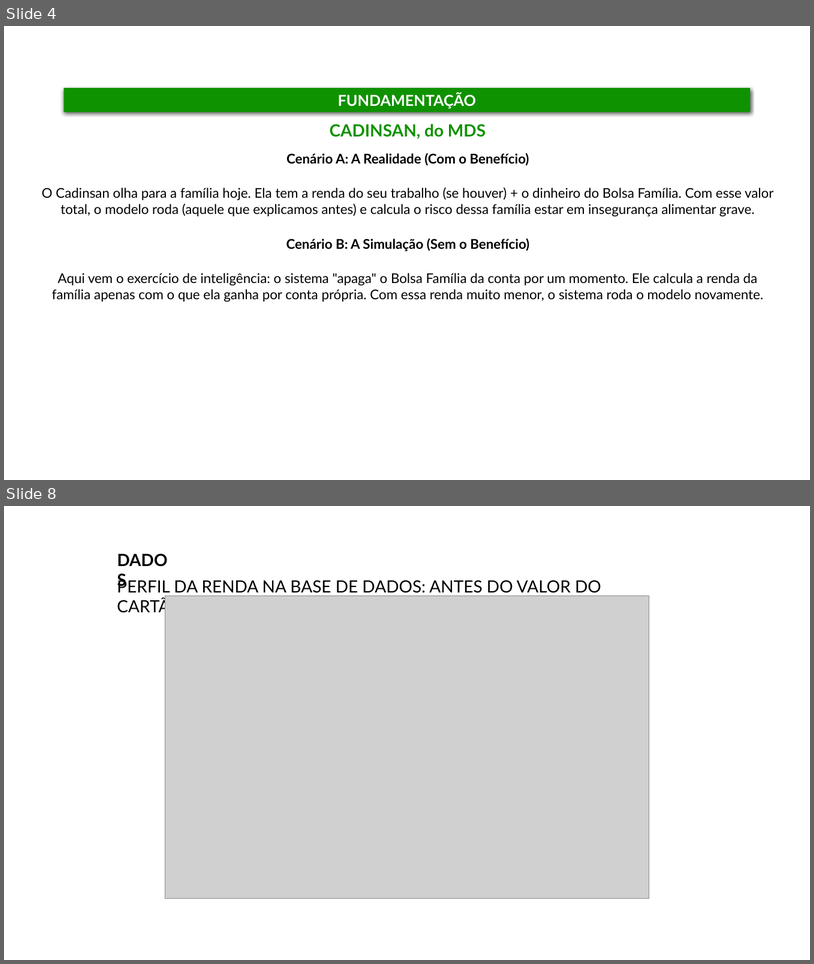
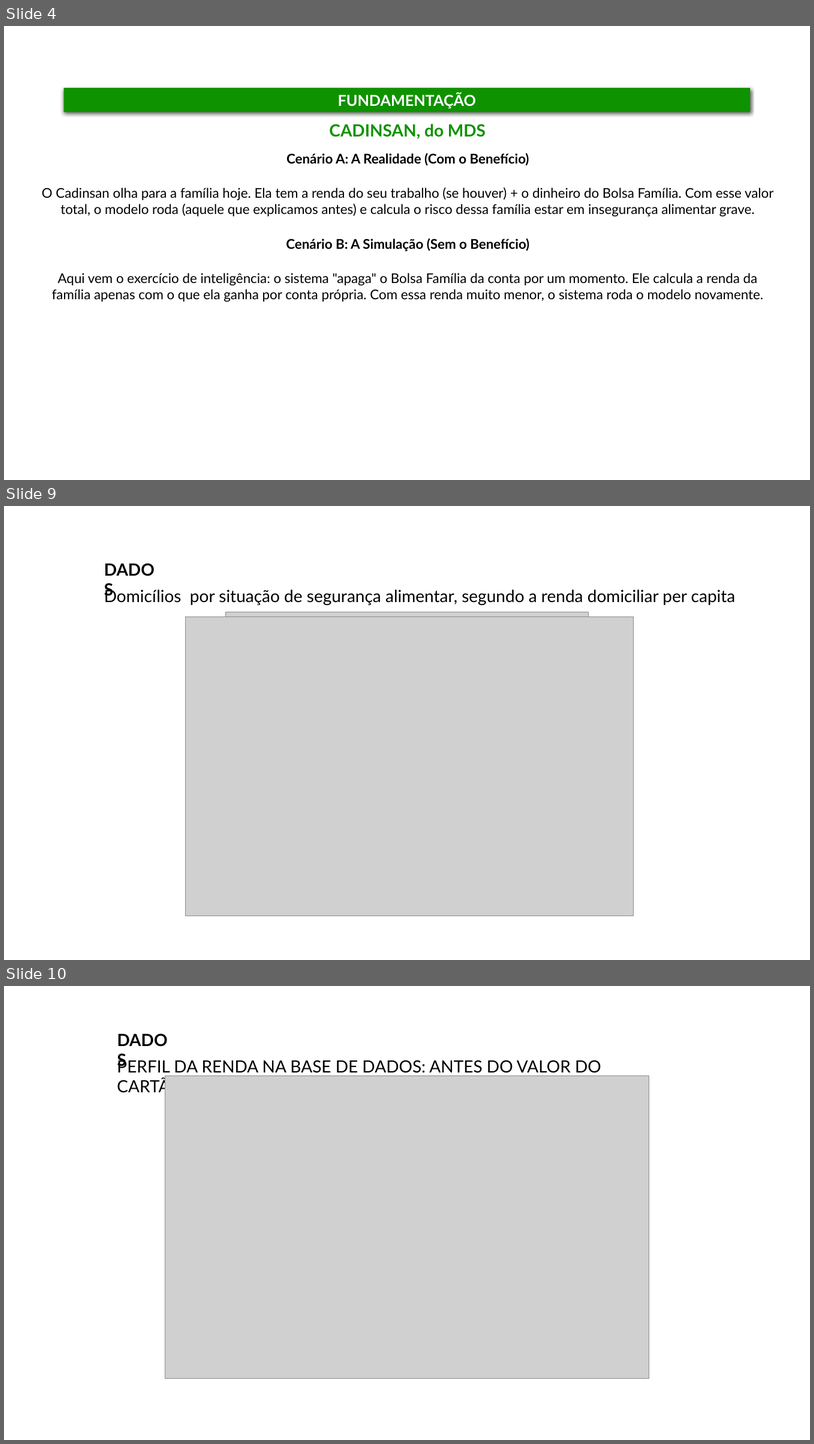
Before and after one commit to DISOC-Estudos-Sociais/indicador_csf, a slide deck: outputs/apresentacao_resultados.pptx. Shown one above the other, each under a label of ours: slides 4 and 8 before the commit, slides 4, 9 and 10 after it; the slides between them are not shown. The pictures are 814x964 and 814x1444 pixels, drawn with LibreOffice and Linux fonts; fonts in the diff are those of the drawing; grey boxes stand for pictures; background and template pictures are left out. Boxes give left, top, right and bottom in pixels: in the first picture for what was removed or moved away, otherwise in the second. Text is boxed around its words. In the diff, an @@ line names an element or a change of style, - is before the commit and + after.

```diff
--- a/outputs/apresentacao_resultados.pptx
+++ b/outputs/apresentacao_resultados.pptx
@@ slide 9 added at [4, 506, 810, 960], background picture (left out) @@
@@ text added at [98, 556, 165, 582], 20 pt, text #000000, bold @@
+DADOS
@@ text added at [104, 588, 736, 605], 20 pt, text #000000 @@
+Domicílios por situação de segurança alimentar, segundo a renda domiciliar per capita
@@ picture added at [226, 612, 589, 854] @@
@@ picture added at [185, 617, 634, 916] @@
@@ what was slide 8 is now slide 10 @@
```
Also in this commit, not shown: 7 slides changed, 2 other slides added, 1 slide removed, 4 other files.
